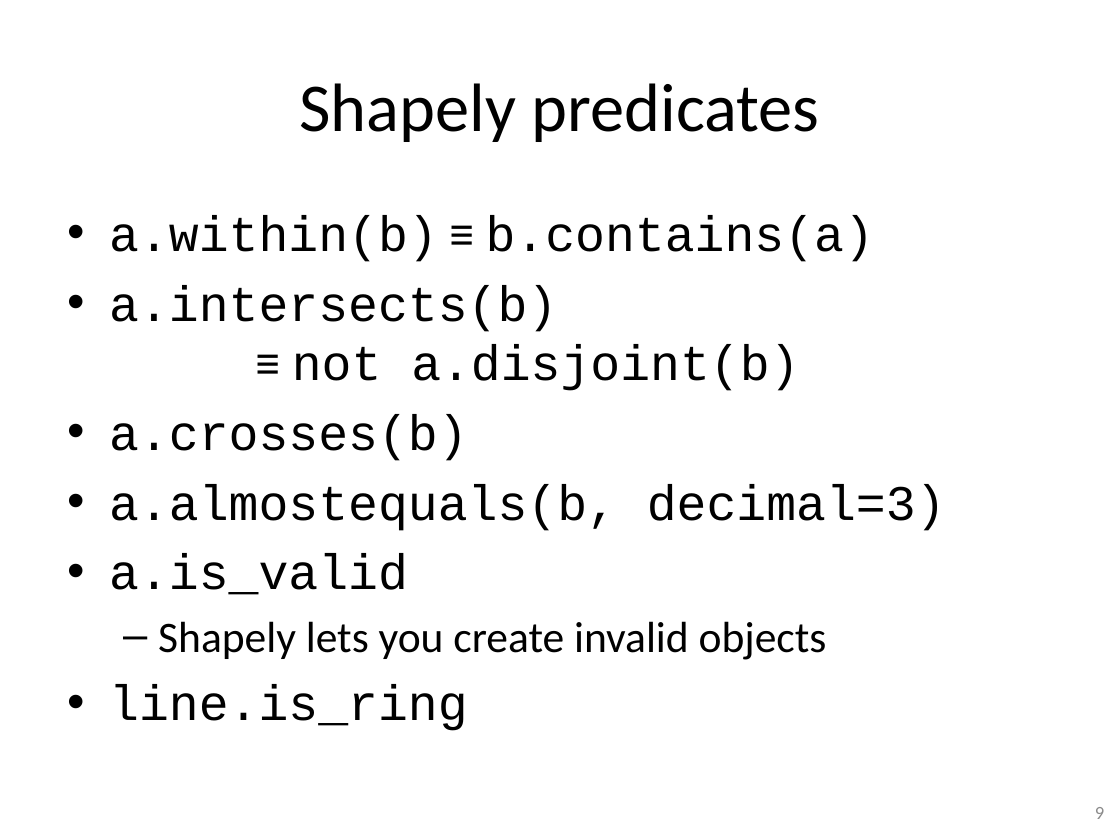
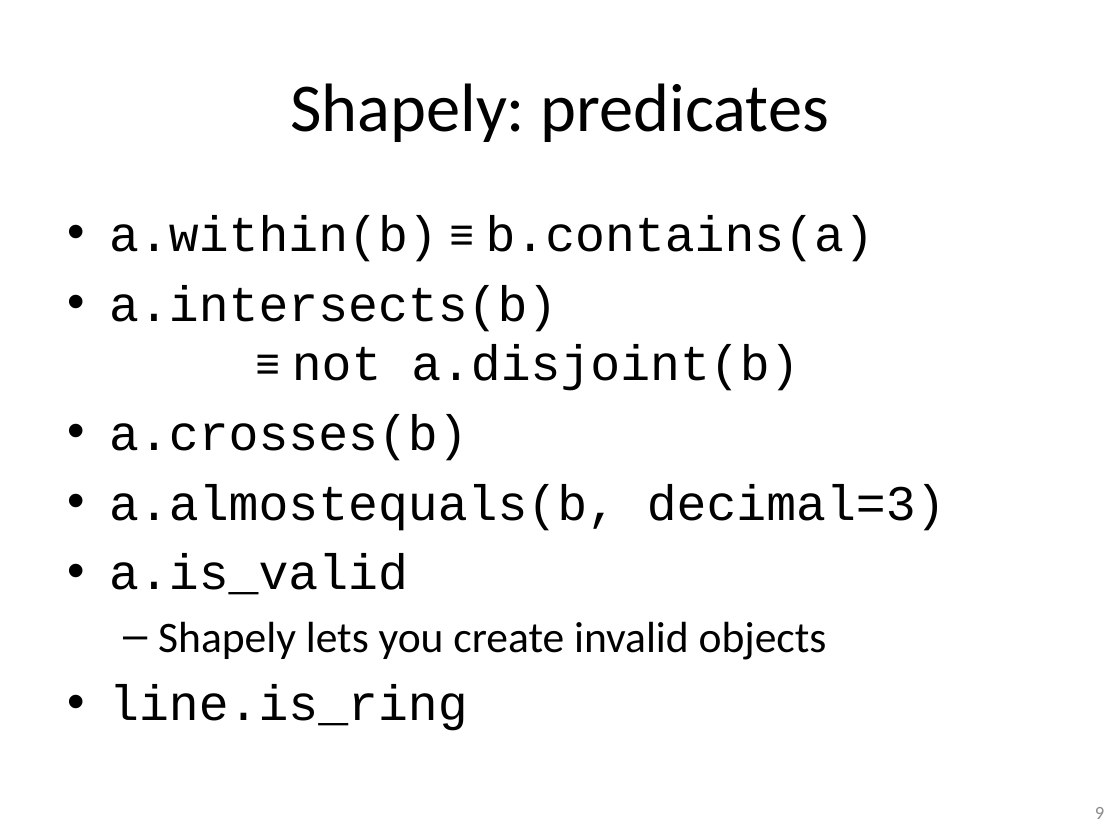
Before and after one commit to gjbex/training-material, a slide deck: slide 9 of Python/python_gis.pptx. Drawn at 1120x840 pixels with LibreOffice and Linux fonts; fonts in the diff are those of the drawing. Boxes give left, top, right and bottom in pixels: in the first picture for what was removed or moved away, otherwise in the second. Text is boxed around its words. In the diff, an @@ line names an element or a change of style, - is before the commit and + after.

```diff
--- a/Python/python_gis.pptx
+++ b/Python/python_gis.pptx
@@ title at box(290, 83, 829, 142): text changed @@
-Shapely predicates
+Shapely: predicates
```
Also in this commit, not shown: 3 other slides changed, 1 slide added.
